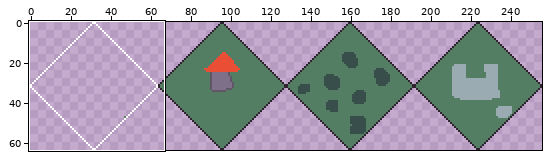
Edited in one commit: sprite sheet (gamestream_flutter/images/map-atlas.png). The first picture is a wide view before the edit; the outline marks the close-up.
Close-up. First the earlier version:
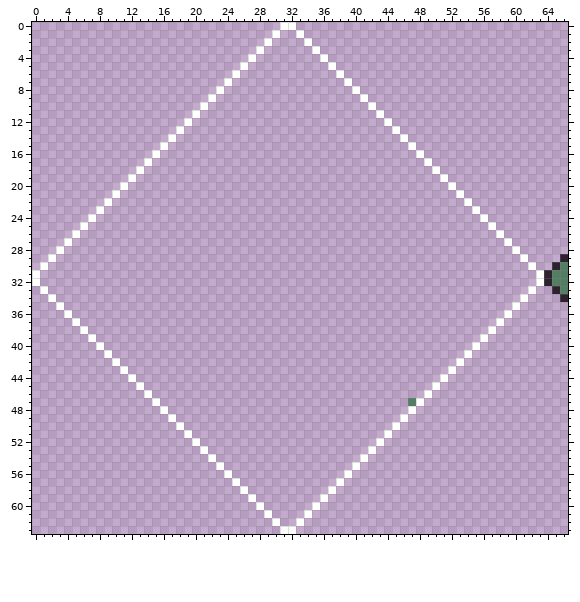
The file is 256x64 pixels. Shown: x 0..66, y 0..63.
The result:
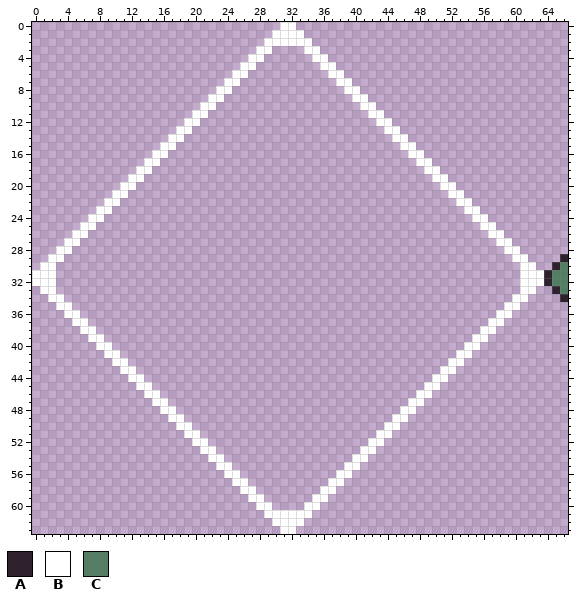
Palette (. is transparent): A #2e222f  B #ffffff  C #547e64
The exact change:
The author put colour B in row 1 at x 31 to 32; in row 2 at x 30 to 33; in row 3 at x 29 and 34; in row 4 at x 28 and 35; in row 5 at x 27 and 36; in row 6 at x 26 and 37.
The author put colour B in row 7 at x 25 and 38; in row 8 at x 24 and 39; in row 9 at x 23 and 40; in row 10 at x 22 and 41; in row 11 at x 21 and 42; in row 12 at x 20 and 43.
The author put colour B in row 13 at x 19 and 44; in row 14 at x 18 and 45; in row 15 at x 17 and 46; in row 16 at x 16 and 47; in row 17 at x 15 and 48; in row 18 at x 14 and 49.
The author put colour B in row 19 at x 13 and 50; in row 20 at x 12 and 51; in row 21 at x 11 and 52; in row 22 at x 10 and 53; in row 23 at x 9 and 54; in row 24 at x 8 and 55.
The author put colour B in row 25 at x 7 and 56; in row 26 at x 6 and 57; in row 27 at x 5 and 58; in row 28 at x 4 and 59; in row 29 at x 3 and 60; in row 30 at x 2 and 61.
The author put colour B in rows 31 to 32 at x 1 to 2 and 61 to 62; in row 33 at x 2 and 61; in row 34 at x 3 and 60; in row 35 at x 4 and 59; in row 36 at x 5 and 58; in row 37 at x 6 and 57.
The author put colour B in row 38 at x 7 and 56; in row 39 at x 8 and 55; in row 40 at x 9 and 54; in row 41 at x 10 and 53; in row 42 at x 11 and 52; in row 43 at x 12 and 51.
The author put colour B in row 44 at x 13 and 50; in row 45 at x 14 and 49; in row 46 at x 15 and 48; in row 47 at x 16; in row 48 at x 17 and 46; in row 49 at x 18 and 45.
The author put colour B in row 50 at x 19 and 44; in row 51 at x 20 and 43; in row 52 at x 21 and 42; in row 53 at x 22 and 41; in row 54 at x 23 and 40; in row 55 at x 24 and 39.
The author put colour B in row 56 at x 25 and 38; in row 57 at x 26 and 37; in row 58 at x 27 and 36; in row 59 at x 28 and 35; in row 60 at x 29 and 34; in row 61 at x 30 to 33.
The author put colour B in row 62 at x 31 to 32.
Colour C becomes colour B in row 47 at x 47.
Where, in picture pixels (left, top, right, bottom), the same in both close-ups:
changed: (40, 30, 536, 526)
